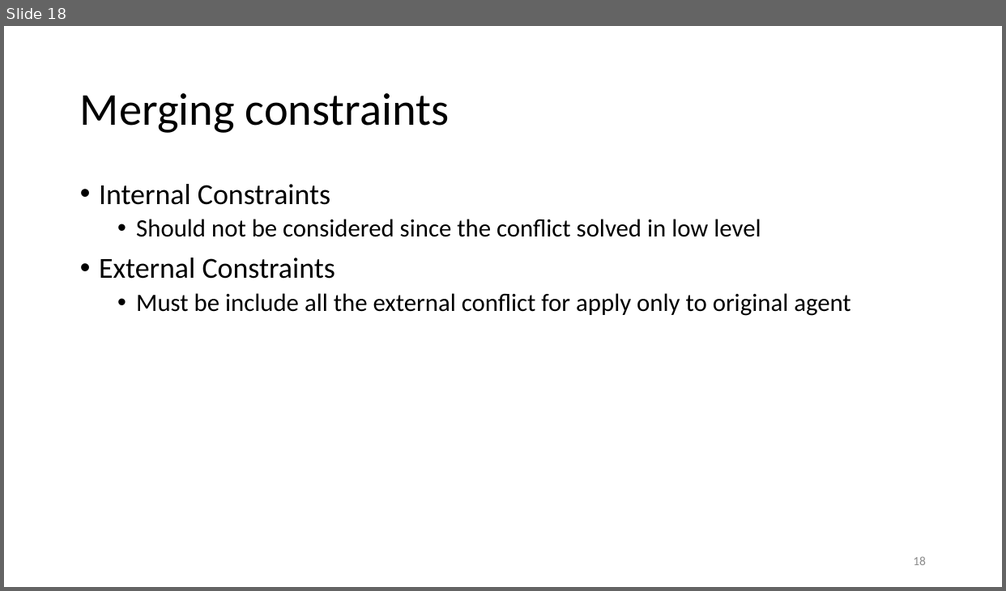
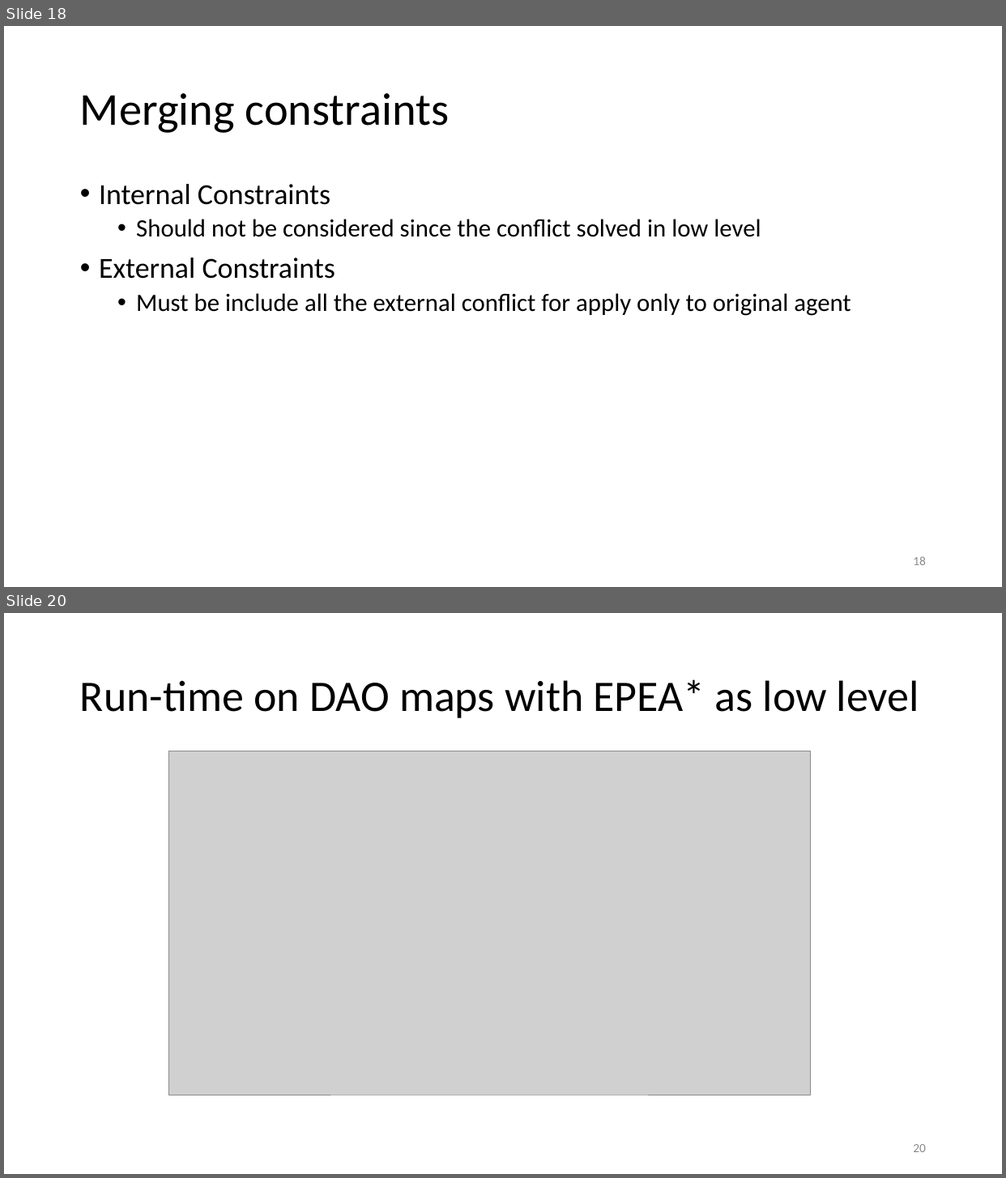
Before and after one commit to DemirDorukDilek/CBS, a slide deck: dahahilipls.pptx. Shown one above the other, each under a label of ours: slide 18 before the commit, slides 18 and 20 after it; the slides between them are not shown. The pictures are 1006x591 and 1006x1178 pixels, drawn with LibreOffice and Linux fonts; fonts in the diff are those of the drawing; grey boxes stand for pictures. Boxes give left, top, right and bottom in pixels: in the first picture for what was removed or moved away, otherwise in the second. Text is boxed around its words. In the diff, an @@ line names an element or a change of style, - is before the commit and + after.

```diff
--- a/dahahilipls.pptx
+++ b/dahahilipls.pptx
@@ slide 20 added at bbox=[4, 613, 1002, 1174], background #FFFFFF @@
@@ title added at bbox=[80, 679, 919, 718], 42 pt, text #000000 @@
+Run-time on DAO maps with EPEA* as low level
@@ picture added at bbox=[168, 752, 810, 1095] @@
@@ page number added at bbox=[913, 1144, 926, 1152], 12 pt, text #8C8C8C @@
+20
```
Also in this commit, not shown: 1 slide changed, 7 other slides added, 2 slides removed.
